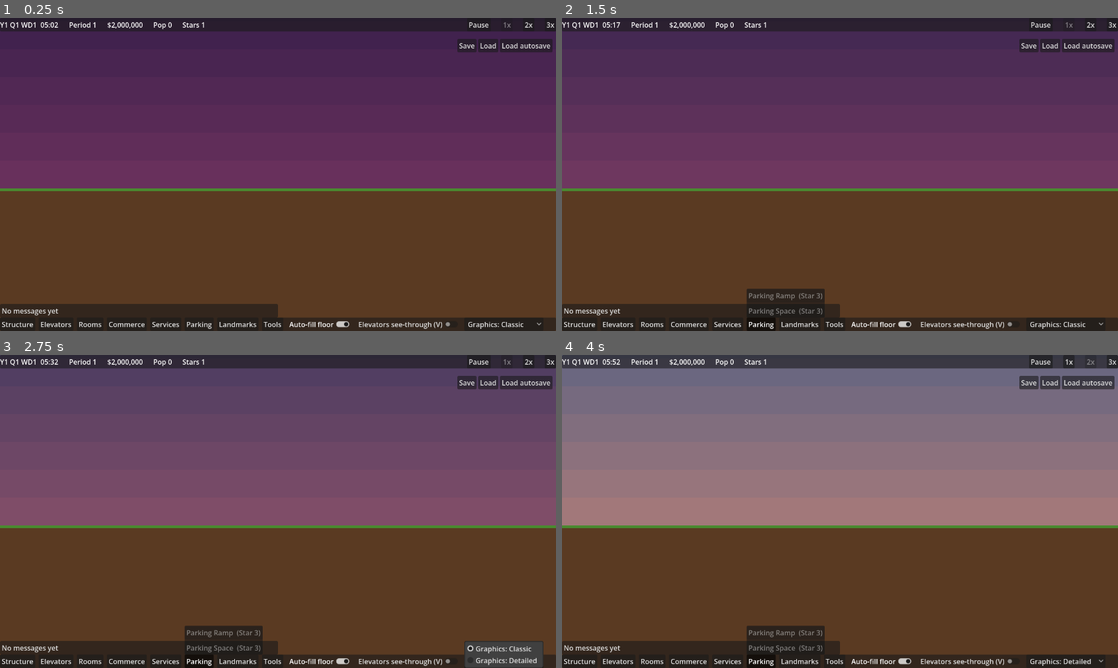
Above: before the commit, frames 1-4 (two rows, left to right).
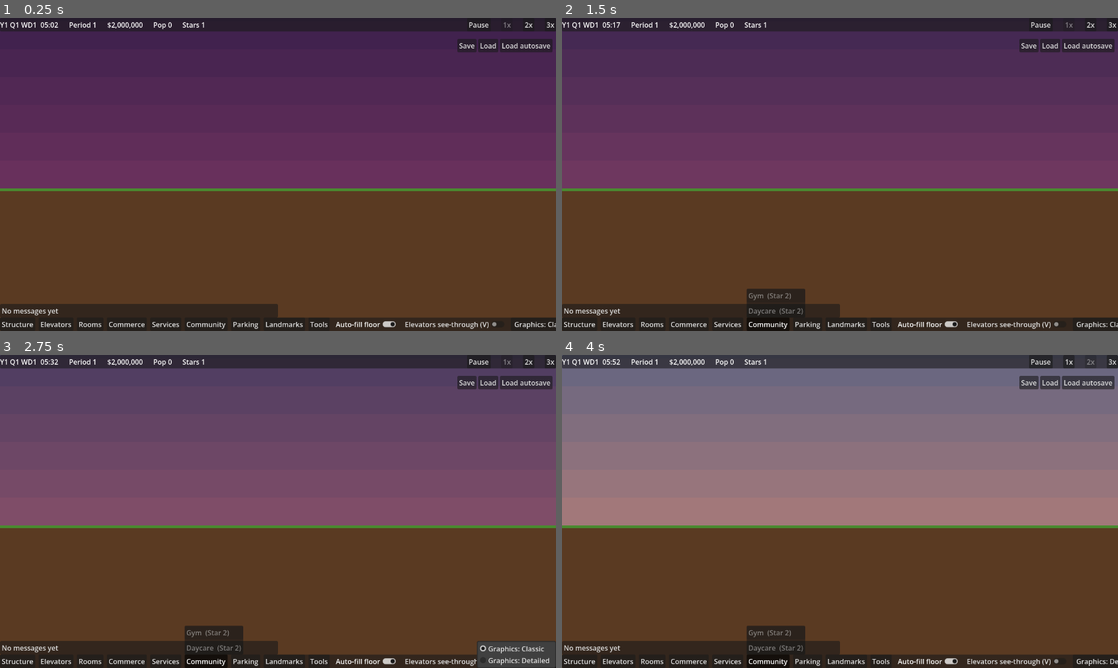
Above: after the commit, the same moments.

Repository: evidencelacking/TowerGame
Game: Godot game, scene res://scenes/main.tscn
Same seed, same stepped clock (60 frames per second), same inputs: the game is played once before the commit and once after it.
Inputs (mouse positions are in pixels of both pictures, inside the frame that each line leads up to):
- Up to frame 1 (0.25 s): no input
- Up to frame 2 (1.5 s): click "Services" at 0.5 s; click (767, 324) at 1.25 s, where only the run after the commit has a clickable "Community"
- Up to frame 3 (2.75 s): click "Graphics: Classic" at 2 s
- Up to frame 4 (4 s): click "Graphics: Classic" at 2.75 s; click "2x" at 3.5 s

The runs differ from the first frame. In frame 1, 0.7% of the frame differs, in the area x 33-100%, y 95-100%; in frame 2, 1.1%; in frame 3, 1.5%, in the area x 33-100%, y 86-100%; in frame 4, 1.1%.

Commit message:
New kinds batch 1: gym, daycare, clinic with shop-style behaviour and Classic recipes (refs #291)
Co-Authored-By: Claude Sonnet 5.5 <noreply@anthropic.com>

Diff:
--- a/scripts/sim/commerce.gd
+++ b/scripts/sim/commerce.gd
@@ -57,7 +57,38 @@
 	[DINNER, DINNER_WINDOW, DINNER_PERCENT, "restaurant"],
 	[SHOP_LUNCH, SHOP_LUNCH_WINDOW, SHOP_LUNCH_PERCENT, "retail"],
 	[SHOP_EVENING, SHOP_EVENING_WINDOW, SHOP_EVENING_PERCENT, "retail"],
+	[GYM_EARLY, GYM_EARLY_WINDOW, GYM_EARLY_PERCENT, "gym"],
+	[GYM_BREAK, GYM_BREAK_WINDOW, GYM_BREAK_PERCENT, "gym"],
+	[GYM_EVENING, GYM_EVENING_WINDOW, GYM_EVENING_PERCENT, "gym"],
+	[DAYCARE_DROP_OFF, DAYCARE_WINDOW, DAYCARE_PERCENT, "daycare"],
+	[CLINIC_MORNING, CLINIC_WINDOW, CLINIC_PERCENT, "clinic"],
+	[CLINIC_AFTERNOON, CLINIC_WINDOW, CLINIC_PERCENT, "clinic"],
 ]
+
+## Our own kinds (M13, #291), all unverified tunables. A gym is busy before work, at the break and
+## after work. A daycare takes the children of the tower's households on weekdays only, for the working
+## day. A clinic sees people whose mood is below CLINIC_MOOD_BELOW (an event, a bad room) twice a day.
+## WHO names who may draw a visit: everyone inside, children, or low-mood people.
+const GYM_EARLY := 420  ## 07:00.
+const GYM_EARLY_WINDOW := 60
+const GYM_EARLY_PERCENT := 8
+const GYM_BREAK := 720  ## 12:00.
+const GYM_BREAK_WINDOW := 60
+const GYM_BREAK_PERCENT := 10
+const GYM_EVENING := 1080  ## 18:00.
+const GYM_EVENING_WINDOW := 120
+const GYM_EVENING_PERCENT := 15
+const DAYCARE_DROP_OFF := 480  ## 08:00; the children stay until the evening.
+const DAYCARE_WINDOW := 60
+const DAYCARE_PERCENT := 80
+const CLINIC_MORNING := 570  ## 09:30.
+const CLINIC_AFTERNOON := 930  ## 15:30.
+const CLINIC_WINDOW := 120
+const CLINIC_PERCENT := 40
+const CLINIC_MOOD_BELOW := 60
+const WHO_ALL := "all"
+const WHO_CHILDREN := "children"
+const WHO_LOW_MOOD := "low_mood"
 
 ## Retail (#153): shoppers come at lunch and after work (percent of people inside who shop).
 const SHOP_LUNCH := 750  ## 12:30.
@@ -105,6 +136,24 @@
 		"tiers": [[0, 0]],
 		"food": ["Books", "Clothes", "Toys", "Shoes", "Jewellery", "Flowers", "Gifts", "Music", "Games", "Electronics", "Sports"],
 	},
+	# Gym (#291): 20 machines, 45 minute sessions; the 4 staff make an empty gym lose $4,000 a day.
+	"gym": {
+		"seats": 20, "linger_minutes": 45, "grade_cap": 30, "grade_a": 25, "grade_b": 15,
+		"tiers": [[0, -4000], [15, 2000], [25, 4000], [45, 6500]],
+		"food": ["Weights", "Spin class", "Yoga", "Boxing", "Swimming"],
+	},
+	# Daycare (#291): 12 places for the working day (a long linger), children only, weekdays only.
+	"daycare": {
+		"seats": 12, "linger_minutes": 480, "grade_cap": 12, "grade_a": 10, "grade_b": 6, "who": WHO_CHILDREN, "weekdays": true,
+		"tiers": [[0, -3000], [6, 1500], [10, 3500], [12, 5000]],
+		"food": ["Toddlers", "Story time", "Playgroup", "Art room", "Nap room"],
+	},
+	# Clinic (#291): 6 consulting seats, 20 minute visits; only the unwell (low mood) come.
+	"clinic": {
+		"seats": 6, "linger_minutes": 20, "grade_cap": 20, "grade_a": 16, "grade_b": 8, "who": WHO_LOW_MOOD,
+		"tiers": [[0, -5000], [8, 2500], [16, 6000], [30, 9000]],
+		"food": ["Check-ups", "Vaccines", "Physio", "Dental", "Eye tests"],
+	},
 }
 
 var _last_minute: int = -1
@@ -220,7 +269,7 @@
 
 
 ## Called once per tick after the clock. Serves meals and settles the day on the minute they pass.
-func tick(clock: Clock, floors: FloorsScript, rooms: RoomsScript, grid: GridScript, people: PeopleScript, tenancy: TenancyScript, rng: Object, ledger: LedgerScript, messages: MessagesScript, at_tick: int) -> void:
+func tick(clock: Clock, floors: FloorsScript, rooms: RoomsScript, grid: GridScript, people: PeopleScript, tenancy: TenancyScript, rng: Object, ledger: LedgerScript, messages: MessagesScript, at_tick: int, life: Object = null) -> void:
 	var minute := clock.minute_of_day()
 	if minute == _last_minute:
 		return
@@ -231,7 +280,7 @@
 		return
 	for meal: Array in MEALS:
 		if _crossed(prev, minute, meal[0]):
-			_serve(meal[3], meal[1], meal[2], floors, rooms, grid, people, tenancy, rng, clock.day_of_week(), meal[0])
+			_serve(meal[3], meal[1], meal[2], floors, rooms, grid, people, tenancy, rng, clock.day_of_week(), meal[0], life)
 	if _crossed(prev, minute, SETTLE_MINUTE):
 		_visitors_in = 0
 		_visitors_until = 0
@@ -251,17 +300,24 @@
 	return shops
 
 
-func _serve(kind: String, window: int, percent: int, floors: FloorsScript, rooms: RoomsScript, grid: GridScript, people: PeopleScript, tenancy: TenancyScript, rng: Object, day: int, at_minute: int) -> void:
+func _serve(kind: String, window: int, percent: int, floors: FloorsScript, rooms: RoomsScript, grid: GridScript, people: PeopleScript, tenancy: TenancyScript, rng: Object, day: int, at_minute: int, life: Object = null) -> void:
 	var shops: Array[int] = []
 	for id in _open_shops(floors, rooms, grid, tenancy):
 		if rooms.kind_of(id) == kind:
 			shops.append(id)
 	if shops.is_empty():
 		return
+	if day == Clock.WE and bool(PROFILES[kind].get("weekdays", false)):
+		return
+	var who: String = PROFILES[kind].get("who", WHO_ALL)
 	var served: Dictionary = {}  # this meal, per shop
 	for i in people.count():
 		if people.location_of(i) == PeopleScript.NONE and people.trip_state(i) == PeopleScript.TRIP_IDLE:
 			continue  # outside the tower
+		if who == WHO_CHILDREN and (life == null or not life.is_child(people.id_at(i))):
+			continue
+		if who == WHO_LOW_MOOD and people.mood_of(i) >= CLINIC_MOOD_BELOW:
+			continue
 		var home := people.home_of(i)
 		var guest := kind == "restaurant" and home != PeopleScript.NONE and rooms.has_room(home) and HotelScript.is_hotel_kind(rooms.kind_of(home))
 		if rng.next_below(100) >= (GUEST_PERCENT if guest else percent):
--- a/scripts/sim/names.gd
+++ b/scripts/sim/names.gd
@@ -43,6 +43,9 @@
 	"restaurant": [["Busser", "Dishwasher", "Server"], ["Cook", "Server", "Host", "Sous Chef"], ["Head Chef", "Floor Captain", "Manager"]],
 	"retail": [["Stocker", "Cashier", "Sales Assistant"], ["Sales Associate", "Buyer", "Shopkeeper"], ["Store Manager", "Senior Buyer"]],
 	"medical": [["Orderly", "Trainee Nurse"], ["Nurse", "Technician", "Doctor"], ["Senior Doctor", "Head Nurse"]],
+	"gym": [["Desk Attendant", "Trainee Coach"], ["Personal Trainer", "Coach", "Instructor"], ["Head Coach", "Gym Manager"]],
+	"daycare": [["Helper", "Trainee Carer"], ["Childminder", "Nursery Nurse", "Play Leader"], ["Head Carer", "Nursery Manager"]],
+	"clinic": [["Receptionist", "Trainee Nurse"], ["Nurse", "GP", "Physiotherapist"], ["Senior GP", "Practice Manager"]],
 	"security": [["Junior Guard"], ["Guard", "Patrol Officer"], ["Chief of Security"]],
 	"housekeeping": [["Trainee Maid"], ["Housekeeper", "Linen Porter"], ["Head Housekeeper"]],
 	"condo": [["Student", "Apprentice", "Young Professional"], ["Resident", "Commuter", "Homeowner"], ["Retiree", "Pensioner", "Elder"]],
--- a/scripts/sim/room_catalogue.gd
+++ b/scripts/sim/room_catalogue.gd
@@ -29,6 +29,8 @@
 ##   upkeep         quarterly running cost in dollars (see running_costs.gd); absent means free (stairs).
 ##                  Charged per shaft for elevators, per room otherwise, once for the ground lobby.
 ##                  All tunable (owner ruling); the kinds in UPKEEP_UNVERIFIED are guesses.
+##   staff          workers a room employs (our own kinds: gym, daycare, clinic, ...). Their wages are folded into
+##                  the shop's empty-day loss in commerce.gd; names.gd gives them job titles. All tunable.
 ##   capacity       passengers per car (car rows only; 0 elsewhere).
 ##   limit_scope    "tower", or "shaft" for elevator cars (limit is cars per shaft).
 
@@ -60,7 +62,7 @@
 	"service_shaft", "service_car", "hotel_single", "housekeeping", "security", "escalator",
 	"express_shaft", "express_car", "hotel_twin", "hotel_suite", "restaurant", "retail",
 	"movie_theatre", "party_hall", "medical", "recycling", "parking_ramp", "parking_space",
-	"metro", "cathedral",
+	"metro", "cathedral", "gym", "daycare", "clinic",
 ]
 
 const _ROWS: Dictionary = {
@@ -149,6 +151,17 @@
 	"cathedral": {"width": 32, "height": 1, "cost": 3000000, "per_unit": false, "star": 5,
 		"removable": false, "placement": PLACE_FLOOR_100, "limit": 1,
 		"limit_group": "", "limit_scope": "tower"},
+	# Our own kinds (M13, #291; not in the reference, every number a tunable). Sized and priced between
+	# fast food (100k, 16 wide, star 1) and the restaurant (200k, 24 wide, star 3).
+	"gym": {"staff": 4, "width": 16, "height": 1, "cost": 120000, "per_unit": false, "star": 2,
+		"removable": true, "placement": PLACE_ANYWHERE, "limit": 0,
+		"limit_group": "", "limit_scope": "tower"},
+	"daycare": {"staff": 3, "width": 12, "height": 1, "cost": 80000, "per_unit": false, "star": 2,
+		"removable": true, "placement": PLACE_ABOVE_GROUND, "limit": 0,
+		"limit_group": "", "limit_scope": "tower"},
+	"clinic": {"staff": 3, "width": 12, "height": 1, "cost": 200000, "per_unit": false, "star": 3,
+		"removable": true, "placement": PLACE_ABOVE_GROUND, "limit": 0,
+		"limit_group": "", "limit_scope": "tower"},
 }
 
 
--- a/scripts/sim/rooms.gd
+++ b/scripts/sim/rooms.gd
@@ -89,7 +89,7 @@
 const CARS_BY_STAR: Array[int] = [2, 4, 8, 8, 8]
 const SHAFT_FLOOR_LIMIT := 30  ## Local and service shafts span at most this many floors (I, K).
 
-const PLACEABLE: Array[String] = ["office", "condo", "fast_food", "restaurant", "retail", "housekeeping", "security", "medical", "recycling", "parking_ramp", "parking_space", "hotel_single", "hotel_twin", "hotel_suite"]
+const PLACEABLE: Array[String] = ["office", "condo", "fast_food", "restaurant", "retail", "housekeeping", "security", "medical", "recycling", "parking_ramp", "parking_space", "hotel_single", "hotel_twin", "hotel_suite", "gym", "daycare", "clinic"]
 ## Rooms two floors tall. Their grid run is on the lower (deeper) floor under the room's id, and the
 ## upper floor is a second grid occupant under id + 1 that is not a room of its own (see room_of).
 const TALL_KINDS: Array[String] = ["recycling"]
--- a/scripts/sim/tower.gd
+++ b/scripts/sim/tower.gd
@@ -363,7 +363,7 @@
 func _run_systems() -> void:
 	clock.advance()
 	tenancy.tick(clock, floors, rooms, grid, people, rng, ledger, tick)
-	commerce.tick(clock, floors, rooms, grid, people, tenancy, rng, ledger, messages, tick)
+	commerce.tick(clock, floors, rooms, grid, people, tenancy, rng, ledger, messages, tick, life)
 	vip.tick(clock, stars, people, grades, messages, tick)
 	hotel.tick(clock, floors, people, rng, ledger, messages, tick)
 	pests.tick(hotel, grid, rng, messages, tick)
--- /dev/null
+++ b/scripts/view/recipes_batch_3.gd
@@ -0,0 +1,46 @@
+extends RefCounted
+## Room recipes, batch 3 (M13): our own kinds. The format and the coordinate rules are in room_recipes.gd.
+## Gym (#291): treadmills along a mirror wall and a dumbbell rack. Daycare: play tables, an alphabet
+## shelf and a slide. Clinic: a red cross, an exam bed behind a curtain and a reception desk.
+## Pure data: build() only appends to a dictionary.
+
+
+static func build() -> Dictionary:
+	var out: Dictionary = {}
+	out["gym"] = {
+		"hue": "service", "look": "full",
+		"fixed": [
+			[2, 5, 0, 10, "window"], [2, 5, 0, 10, "furn"],
+			[-26, 22, 22, 8, "furn", "r"], [-24, 19, 4, 3, "red", "r"], [-18, 19, 4, 3, "gold", "r"], [-12, 19, 4, 3, "white", "r"],
+			[-54, 29, 20, 1, "green", "r"],
+		],
+		"repeats": [{"pad": 6, "every": 24, "lo": 0, "hi": 18, "reserve": 34, "shapes": [
+			[0, 27, 16, 3, "furn"], [14, 12, 2, 15, "furn"], [11, 10, 7, 4, "lamp"], [11, 10, 7, 4, "furn"], [3, 18, 12, 1, "furn"]],
+			"spots": [[6, 27]]}],
+		"spots": [[-30, 30, "r"]],
+	}
+	out["daycare"] = {
+		"hue": "party", "look": "full",
+		"fixed": [
+			[4, 8, 24, 1, "furn"], [6, 3, 5, 5, "red"], [12, 3, 5, 5, "gold"], [18, 3, 5, 5, "green"], [34, 2, 20, 1, "lamp"],
+			[-30, 14, 3, 16, "furn", "r"], [-27, 14, 12, 2, "gold", "r"], [-16, 16, 2, 14, "furn", "r"],
+		],
+		"repeats": [{"pad": 8, "every": 26, "lo": 0, "hi": 20, "reserve": 36, "shapes": [
+			[0, 23, 20, 2, "furn"], [3, 25, 2, 5, "furn"], [15, 25, 2, 5, "furn"],
+			[2, 18, 4, 5, "red"], [9, 19, 4, 4, "gold"], [14, 20, 3, 3, "green"]],
+			"spots": [[10, 30]]}],
+		"spots": [[-8, 30, "r"]],
+	}
+	out["clinic"] = {
+		"hue": "medical", "look": "full",
+		"fixed": [
+			[8, 6, 4, 12, "red"], [4, 10, 12, 4, "red"],
+			[-30, 20, 24, 10, "furn", "r"], [-28, 17, 6, 3, "lamp", "r"],
+		],
+		"repeats": [{"pad": 24, "every": 30, "lo": 0, "hi": 24, "reserve": 36, "shapes": [
+			[0, 24, 22, 3, "furn"], [1, 23, 20, 1, "white"], [2, 27, 2, 3, "furn"], [18, 27, 2, 3, "furn"],
+			[24, 6, 1, 24, "furn"], [22, 6, 5, 1, "furn"]],
+			"spots": [[11, 30]]}],
+		"spots": [[-8, 30, "r"]],
+	}
+	return out
--- a/scripts/view/room_info.gd
+++ b/scripts/view/room_info.gd
@@ -15,7 +15,7 @@
 ## Bar colours by grade: A blue, B yellow, C red (the three colours of the reference).
 const GRADE_COLORS: Array[Color] = [Color(0.25, 0.65, 0.95), Color(0.95, 0.80, 0.20), Color(0.85, 0.15, 0.15)]
 ## Kinds graded by customers (food and shops) rather than stress.
-const CUSTOMER_KINDS: Array[String] = ["restaurant", "fast_food", "retail"]
+const CUSTOMER_KINDS: Array[String] = ["restaurant", "fast_food", "retail", "gym", "daycare", "clinic"]
 
 
 ## The floor number of a world-space y, or 0 if outside the tower.
--- a/scripts/view/room_look.gd
+++ b/scripts/view/room_look.gd
@@ -32,6 +32,9 @@
 const RETAIL_COLOR := Color(0.60, 0.85, 0.55)
 const SECURITY_COLOR := Color(0.30, 0.42, 0.68)
 const MEDICAL_COLOR := Color(0.93, 0.96, 0.96)
+const GYM_COLOR := Color(0.28, 0.72, 0.70)
+const DAYCARE_COLOR := Color(0.94, 0.44, 0.72)
+const CLINIC_COLOR := Color(0.88, 0.94, 0.94)
 const RECYCLING_COLOR := Color(0.45, 0.65, 0.40)
 const IDLE_TINT := Color(0.52, 0.55, 0.50)
 const RUBBISH_COLOR := Color(0.45, 0.33, 0.20, 0.85)
@@ -46,7 +49,7 @@
 const SHADE := Color(0, 0, 0, 0.45)
 const INK := Color(0.10, 0.08, 0.08)
 
-const KINDS: Array[String] = ["hotel_single", "hotel_twin", "hotel_suite", "housekeeping", "fast_food", "restaurant", "retail", "security", "medical", "recycling", "parking_ramp", "parking_space"]
+const KINDS: Array[String] = ["hotel_single", "hotel_twin", "hotel_suite", "housekeeping", "fast_food", "restaurant", "retail", "security", "medical", "recycling", "parking_ramp", "parking_space", "gym", "daycare", "clinic"]
 
 
 static func handles(kind: String) -> bool:
@@ -65,6 +68,9 @@
 		"security": return SECURITY_COLOR
 		"medical": return MEDICAL_COLOR
 		"recycling": return RECYCLING_COLOR
+		"gym": return GYM_COLOR
+		"daycare": return DAYCARE_COLOR
+		"clinic": return CLINIC_COLOR
 		"parking_ramp": return RAMP_COLOR
 		"parking_space": return SPACE_COLOR
 	return Color(0.85, 0.2, 0.85)
--- a/scripts/view/room_recipes.gd
+++ b/scripts/view/room_recipes.gd
@@ -24,6 +24,7 @@
 
 const VC := preload("res://scripts/view/view_consts.gd")
 const Batch2 := preload("res://scripts/view/recipes_batch_2.gd")
+const Batch3 := preload("res://scripts/view/recipes_batch_3.gd")
 const Variants := preload("res://scripts/view/recipes_variants.gd")
 
 const INTERIOR_H: int = VC.CELL_H - VC.SLAB_H  ## Usable rows above the floor slab.
@@ -305,6 +306,7 @@
 			[4, 2, 14, 1, "lamp"]], "spots": [[18, 30], [36, 30]]}],
 	}
 	out.merge(Batch2.build())
+	out.merge(Batch3.build())
 	var extra: Dictionary = Variants.build()
 	for kind: String in extra:
 		(out[kind] as Dictionary)["variants"] = extra[kind]
--- a/scripts/view/toolbar.gd
+++ b/scripts/view/toolbar.gd
@@ -19,7 +19,8 @@
 	["Elevators", ["local_shaft", "local_car", "service_shaft", "service_car", "express_shaft", "express_car"]],
 	["Rooms", ["office", "condo", "hotel_single", "hotel_twin", "hotel_suite"]],
 	["Commerce", ["fast_food", "restaurant", "retail", "movie_theatre", "party_hall"]],
-	["Services", ["housekeeping", "security", "medical", "recycling"]],
+	["Services", ["housekeeping", "security", "medical", "recycling", "clinic"]],
+	["Community", ["gym", "daycare"]],
 	["Parking", ["parking_ramp", "parking_space"]],
 	["Landmarks", ["metro", "cathedral"]],
 	["Tools", [Ghost.BULLDOZE, Ghost.REPLACE]],
--- a/tests/run_tests.gd
+++ b/tests/run_tests.gd
@@ -82,6 +82,7 @@
 const TestRunningCosts := preload("res://tests/test_running_costs.gd")
 const TestFinance := preload("res://tests/test_finance.gd")
 const TestCommerce := preload("res://tests/test_commerce.gd")
+const TestNewKinds := preload("res://tests/test_new_kinds.gd")
 const TestHotel := preload("res://tests/test_hotel.gd")
 const TestPests := preload("res://tests/test_pests.gd")
 const TestHousekeeping := preload("res://tests/test_housekeeping.gd")
@@ -183,6 +184,7 @@
 	TestCommerce.run_restaurant(check)
 	TestCommerce.run_retail(check)
 	TestCommerce.run_visitors(check)
+	TestNewKinds.run(check)
 	TestSaveLoad.run(check)
 	TestHotel.run(check)
 	TestPests.run(check)
--- /dev/null
+++ b/tests/test_new_kinds.gd
@@ -0,0 +1,121 @@
+extends RefCounted
+## New room kinds, batch 1 (M13, #291): gym, daycare and clinic. Catalogue rows, placement, who visits and
+## when (a gym: anyone inside; a daycare: children, weekdays only; a clinic: people in a low mood), the
+## seats, the daily income tiers, job titles, and save and load. Our own kinds: no reference values.
+
+const TowerSim := preload("res://scripts/sim/tower.gd")
+const Commerce := preload("res://scripts/sim/commerce.gd")
+const Catalogue := preload("res://scripts/sim/room_catalogue.gd")
+const Names := preload("res://scripts/sim/names.gd")
+const Clock := preload("res://scripts/sim/clock.gd")
+const Rooms := preload("res://scripts/sim/rooms.gd")
+const People := preload("res://scripts/sim/people.gd")
+
+const KINDS: Array[String] = ["gym", "daycare", "clinic"]
+const DAY_TICKS := 2550
+
+
+## Lobby on floors 1-2 (columns 100-163) and floor 3 above it with one room of each new kind, joined to the
+## lobby by stairs so every room is reachable.
+static func _tower() -> TowerSim:
+	var t := TowerSim.new(42, 100000000)
+	t.floors.build_lobby(t.ledger, 0, 1, 100, 163, 2)
+	t.floors.fill_span(3, 100, 163)
+	var x := 100
+	for kind: String in KINDS:
+		var refusal := t.rooms.place_room(t.grid, t.floors, t.ledger, 0, Catalogue.IDS.find(kind), 3, x)
+		assert(refusal == 0, "%s places, refusal %d" % [kind, refusal])
+		x += int(Catalogue.field(kind, "width"))
+	t.rooms.place_stairs(t.grid, t.floors, t.ledger, 0, 1, 100)
+	t.rooms.place_stairs(t.grid, t.floors, t.ledger, 0, 2, 104)
+	return t
+
+
+static func _room(t: TowerSim, kind: String) -> int:
+	for id in t.rooms.room_ids():
+		if t.rooms.kind_of(id) == kind:
+			return id
+	return -1
+
+
+## n people who count as inside the tower (on a trip), with the given mood. Returns their ids.
+static func _inside(t: TowerSim, n: int, mood: int) -> Array[int]:
+	var ids: Array[int] = []
+	for k in n:
+		var id := t.people.add_person(People.NONE, People.NONE, t.rng)
+		var i := t.people.index_of(id)
+		t.people.start_trip(i, 600)
+		t.people.set_mood(i, mood)
+		ids.append(id)
+	return ids
+
+
+## One 120 minute session of a kind in which everyone eligible tries to come (100 percent).
+static func _serve(t: TowerSim, kind: String, day: int) -> void:
+	t.commerce._serve(kind, 120, 100, t.floors, t.rooms, t.grid, t.people, t.tenancy, t.rng, day, 600, t.life)
+
+
+static func run(check: Callable) -> void:
+	# Catalogue rows: our own numbers, kept in a sensible order against the existing kinds.
+	check.call(Catalogue.IDS.size() == 31 and Catalogue.IDS.find("gym") == 28 and Catalogue.IDS.find("daycare") == 29 and Catalogue.IDS.find("clinic") == 30, "kinds: gym, daycare and clinic follow the cathedral")
+	for kind: String in KINDS:
+		var row: Dictionary = Catalogue.row(kind)
+		check.call(not row.is_empty() and int(row["staff"]) >= 3 and int(row["cost"]) > 0 and int(row["width"]) >= 8, "%s: has cost, width and staff" % kind)
+		check.call(Rooms.PLACEABLE.has(kind), "%s is placeable" % kind)
+		check.call(Commerce.is_shop(kind) and Commerce.has_sales(kind), "%s trades like a shop and sells for its own income" % kind)
+		check.call(Names.TITLES.has(kind) and (Names.TITLES[kind] as Array).size() == 3, "%s has job titles for three age bands" % kind)
+		check.call(Commerce.food_of(kind, 0) != Commerce.food_of(kind, 1), "%s has several services" % kind)
+		check.call(Commerce.income_for(kind, 0) < 0 and Commerce.income_for(kind, int(Commerce.PROFILES[kind]["grade_cap"])) > 0, "%s: empty loses money, full earns" % kind)
+	check.call(Catalogue.cost("daycare") < Catalogue.cost("gym") and Catalogue.cost("gym") < Catalogue.cost("clinic"), "kinds: daycare is cheapest, the clinic the dearest")
+	check.call(Catalogue.cost("clinic") < Catalogue.cost("medical"), "kinds: the clinic is cheaper than a medical centre")
+	check.call(Catalogue.star("gym") == 2 and Catalogue.star("daycare") == 2 and Catalogue.star("clinic") == 3, "kinds: stars 2, 2 and 3")
+	check.call(Commerce.seats_per_meal("gym", 120) == 40 and Commerce.seats_per_meal("daycare", Commerce.DAYCARE_WINDOW) == 12 and Commerce.seats_per_meal("clinic", Commerce.CLINIC_WINDOW) == 36, "kinds: seats per session come from seats, window and linger")
+
+	var t := _tower()
+	var gym := _room(t, "gym")
+	var daycare := _room(t, "daycare")
+	var clinic := _room(t, "clinic")
+	check.call(gym >= 0 and daycare >= 0 and clinic >= 0, "kinds: all three are placed")
+
+	# Gym: anyone inside, limited by the machines.
+	var adults := _inside(t, 50, 90)
+	_serve(t, "gym", Clock.WD1)
+	check.call(t.commerce.customers_today(gym) == 40, "gym: 50 people inside fill its 40 places (%d)" % t.commerce.customers_today(gym))
+	check.call(t.commerce.customers_today(daycare) == 0 and t.commerce.customers_today(clinic) == 0, "gym: serves nobody in the other rooms")
+
+	# Daycare: children only, weekdays only, twelve places.
+	_serve(t, "daycare", Clock.WD1)
+	check.call(t.commerce.customers_today(daycare) == 0, "daycare: adults are not taken in")
+	for k in 8:
+		t.life._kids.append(adults[k])
+	_serve(t, "daycare", Clock.WE)
+	check.call(t.commerce.customers_today(daycare) == 0, "daycare: closed at the weekend")
+	_serve(t, "daycare", Clock.WD2)
+	check.call(t.commerce.customers_today(daycare) == 8, "daycare: the 8 children come on a weekday (%d)" % t.commerce.customers_today(daycare))
+	for id: int in _inside(t, 8, 90):
+		t.life._kids.append(id)
+	_serve(t, "daycare", Clock.WD1)
+	check.call(t.commerce.customers_today(daycare) == 8 + 12, "daycare: 16 children fill only its 12 places (%d)" % t.commerce.customers_today(daycare))
+
+	# Clinic: only people in a low mood.
+	_serve(t, "clinic", Clock.WD1)
+	check.call(t.commerce.customers_today(clinic) == 0, "clinic: nobody well comes")
+	for k in 5:
+		t.people.set_mood(t.people.index_of(adults[10 + k]), Commerce.CLINIC_MOOD_BELOW - 1)
+	_serve(t, "clinic", Clock.WE)
+	check.call(t.commerce.customers_today(clinic) == 5, "clinic: the 5 unwell visit, weekends too (%d)" % t.commerce.customers_today(clinic))
+
+	# Save and load keep the day's counts, and the same state gives the same hash.
+	var copy := TowerSim.new(1, 1)
+	check.call(copy.load_state(t.save()) and copy.state_hash() == t.state_hash(), "kinds: a tower with the new rooms survives save and load")
+	check.call(copy.commerce.customers_today(gym) == 40, "kinds: the gym's customers survive save and load")
+
+	# A whole day runs and replays the same.
+	var a := _tower()
+	var b := _tower()
+	for tower: TowerSim in [a, b]:
+		_inside(tower, 30, 40)
+		tower.clock.set_to_tick(0)
+		for n in DAY_TICKS:
+			tower.step()
+	check.call(a.state_hash() == b.state_hash(), "kinds: two runs of a day with the new rooms agree")
--- a/tests/test_room_catalogue.gd
+++ b/tests/test_room_catalogue.gd
@@ -33,6 +33,9 @@
 	["parking_space", 3000, 3, true, 512, "parking_shops"],
 	["metro", 1000000, 4, false, 1, ""],
 	["cathedral", 3000000, 5, false, 1, ""],
+	["gym", 120000, 2, true, 0, ""],
+	["daycare", 80000, 2, true, 0, ""],
+	["clinic", 200000, 3, true, 0, ""],
 ]
 
 
--- a/tests/test_room_recipes.gd
+++ b/tests/test_room_recipes.gd
@@ -12,6 +12,9 @@
 ## Kinds with a real recipe (10.3): not the placeholder, shaped for the full 32 px floor.
 const BATCH_1: Array[String] = ["lobby", "office", "condo", "hotel_single", "hotel_twin", "hotel_suite", "housekeeping"]
 const BATCH_2: Array[String] = ["fast_food", "restaurant", "retail", "movie_theatre", "party_hall", "medical", "security", "recycling", "parking_ramp", "parking_space", "metro", "cathedral"]
+
+
+const BATCH_3: Array[String] = ["gym", "daycare", "clinic"]
 
 
 static func run(check: Callable) -> void:
@@ -63,6 +66,7 @@
 	check.call(VC.CELL_W == 8 and VC.CELL_H == 32, "renderer: native space is 8 px per column and 32 px per floor")
 	_batch(check, BATCH_1)
 	_batch(check, BATCH_2)
+	_batch(check, BATCH_3)
 	var still_placeholder: Array[String] = []
 	for kind: String in CatalogueScript.IDS:
 		if RoomRecipes.is_placeholder(kind):
--- a/tools/ui_test.gd
+++ b/tools/ui_test.gd
@@ -120,7 +120,7 @@
 
 func _room_cases() -> void:
 	var x := 140
-	for kind: String in ["office", "condo", "fast_food", "restaurant", "retail", "housekeeping", "security", "medical", "hotel_single", "hotel_twin", "hotel_suite"]:
+	for kind: String in ["office", "condo", "fast_food", "restaurant", "retail", "housekeeping", "security", "medical", "hotel_single", "hotel_twin", "hotel_suite", "gym", "daycare", "clinic"]:
 		await _room_case(kind, 2, x)
 		x += CatalogueScript.field(kind, "width")
 	await _room_case("parking_ramp", -1, 200)
Not shown, added: scripts/view/recipes_batch_3.gd.uid
Not shown, added: tests/test_new_kinds.gd.uid
